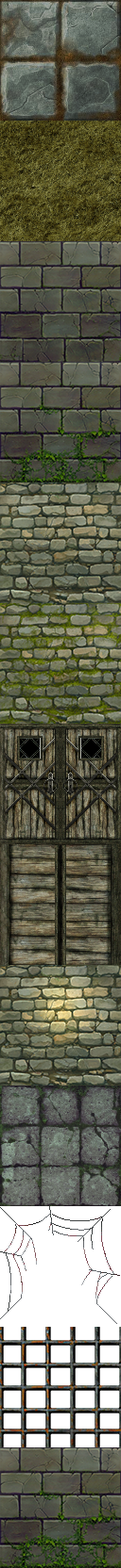
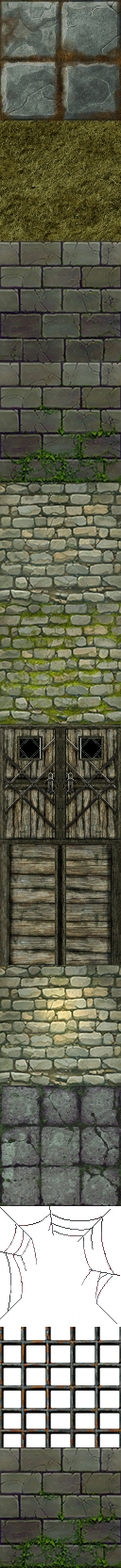
Layered file, before and after one edit (121×1568). Changes by layer:
pixels changed over 0, 506, 121, 1112 (layer not identified)
